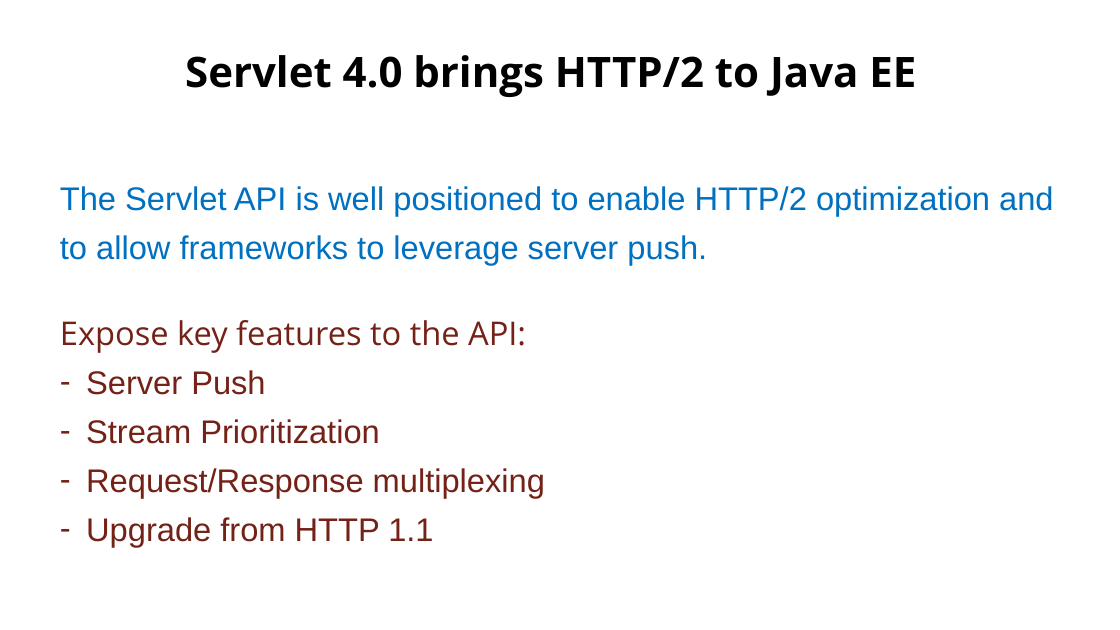
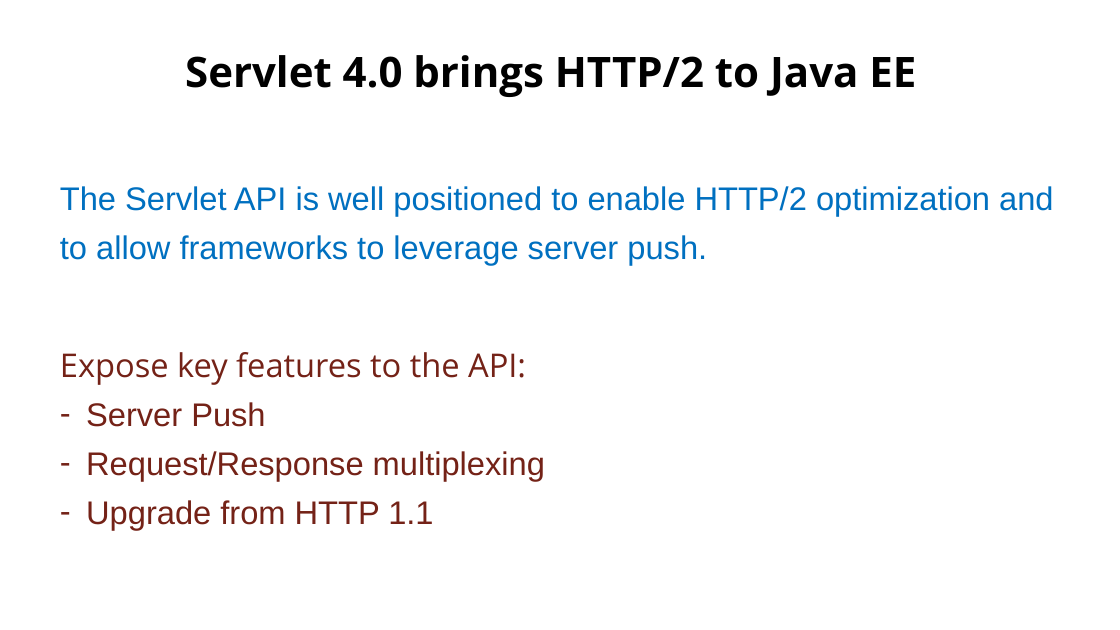
Before and after one commit to Zenon8/http2-inv, a slide deck: slide 58 of presentation/Http2 - Kotlin.pptx (slide 55 before the commit). Drawn at 1120x630 pixels with LibreOffice and Linux fonts; fonts in the diff are those of the drawing; background and template pictures are left out. Boxes give left, top, right and bottom in pixels: in the first picture for what was removed or moved away, otherwise in the second. Text is boxed around its words. In the diff, an @@ line names an element or a change of style, - is before the commit and + after.

```diff
--- a/presentation/Http2 - Kotlin.pptx
+++ b/presentation/Http2 - Kotlin.pptx
@@ text "Expose key features to the ...": place and size @@
-text "Expose key features to the ..." at [60,320,545,547]
+text "Expose key features to the ..." at [60,352,545,529]
@@ text at [86,419,379,444]: paragraph removed @@
-– Stream Prioritization
```
Also in this commit, not shown: 6 other slides changed, 7 slides added, 4 slides removed, 4 other files.
